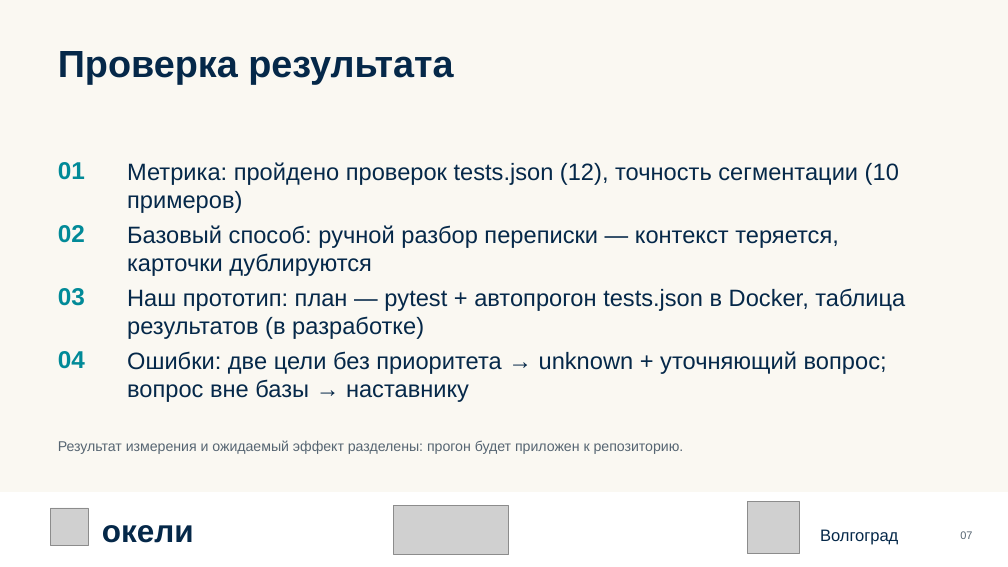
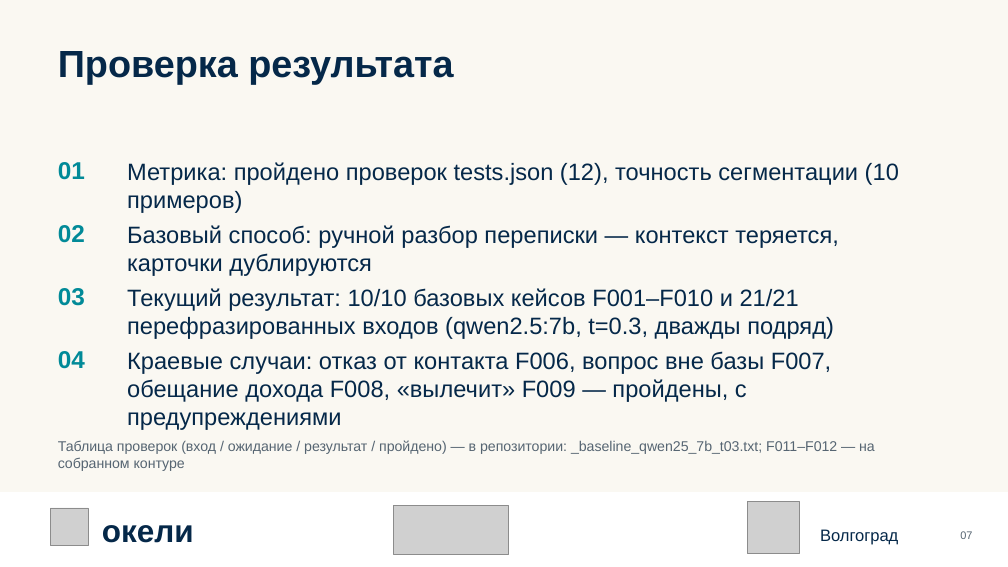
Before and after one commit to KaDyK736/FinikTeam-FB01, a slide deck: slide 7 of Презентация_команды_Finik_FB01.pptx. Drawn at 1008x567 pixels with LibreOffice and Linux fonts; fonts in the diff are those of the drawing; grey boxes stand for pictures. Boxes give left, top, right and bottom in pixels: in the first picture for what was removed or moved away, otherwise in the second. Text is boxed around its words. In the diff, an @@ line names an element or a change of style, - is before the commit and + after.

Commit message:
Презентация: фактические результаты прогонов и план защиты по шпаргалке

```diff
--- a/Презентация_команды_Finik_FB01.pptx
+++ b/Презентация_команды_Finik_FB01.pptx
@@ text at bbox=[127, 288, 834, 339]: text changed @@
-Наш прототип: план — pytest + автопрогон tests.json в Docker, таблица результатов (в разработке)
+Текущий результат: 10/10 базовых кейсов F001–F010 и 21/21 перефразированных входов (qwen2.5:7b, t=0.3, дважды подряд)
@@ text at bbox=[127, 351, 831, 402]: text changed @@
-Ошибки: две цели без приоритета → unknown + уточняющий вопрос; вопрос вне базы → наставнику
+Краевые случаи: отказ от контакта F006, вопрос вне базы F007, обещание дохода F008, «вылечит» F009 — пройдены, с предупреждениями
@@ text at bbox=[58, 440, 875, 471]: text changed @@
-Результат измерения и ожидаемый эффект разделены: прогон будет приложен к репозиторию.
+Таблица проверок (вход / ожидание / результат / пройдено) — в репозитории: _baseline_qwen25_7b_t03.txt; F011–F012 — на собранном контуре
```
Also in this commit, not shown: 4 other slides changed.
